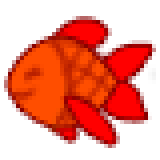
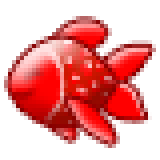
Two versions of the same layered image (160 × 160). Layer-by-layer changes:
added layer "Слой 7" (69%) in group "anchivies" over [44, 88, 136, 144]
added layer "Слой 6" (79%) in group "anchivies" over [40, 40, 116, 128]
"Слой 5": opacity 60% → 73%, painted on it over [12, 32, 156, 132]
painted on "Фигура 1" over [8, 36, 116, 128]
added layer "Слой 8" (77%) in group "anchivies" over [32, 20, 152, 52]
added layer "Слой 9" (76%) in group "anchivies" over [28, 112, 84, 140]
added layer "Слой 10" (70%) in group "anchivies" over [80, 20, 156, 124]
